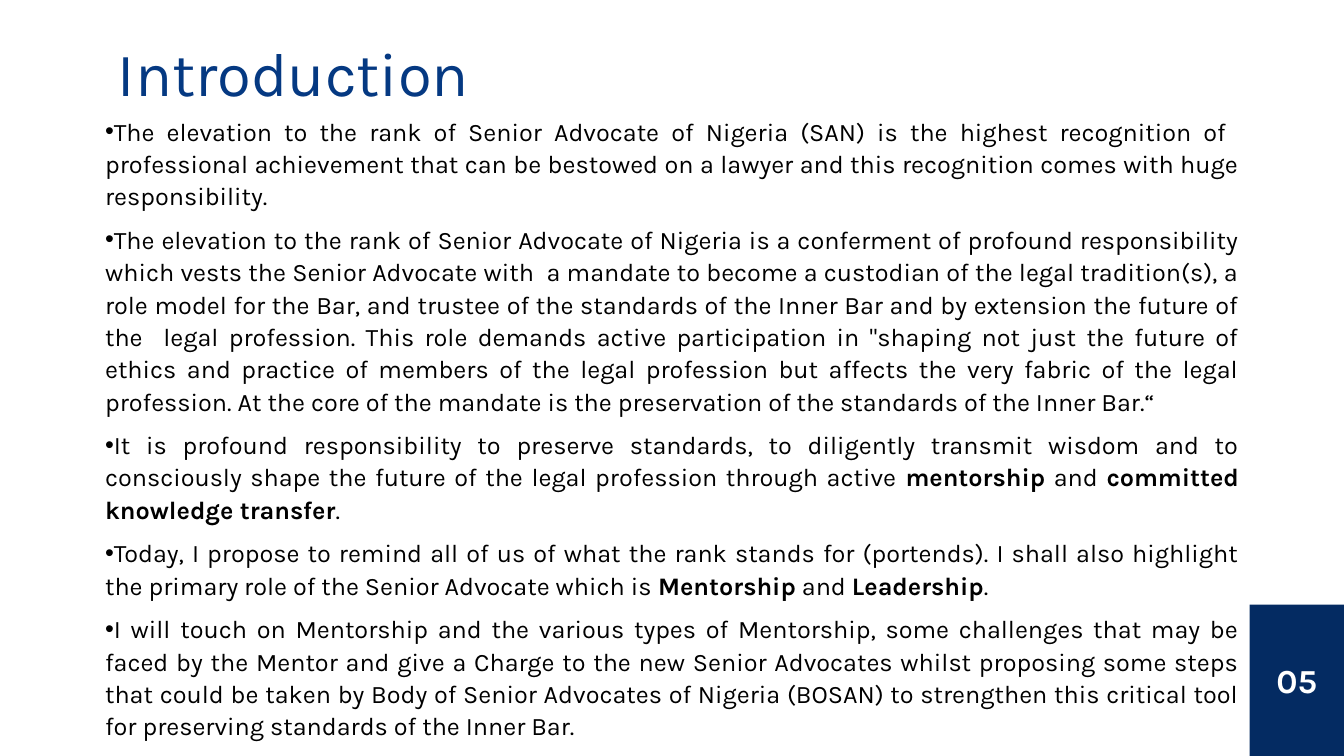
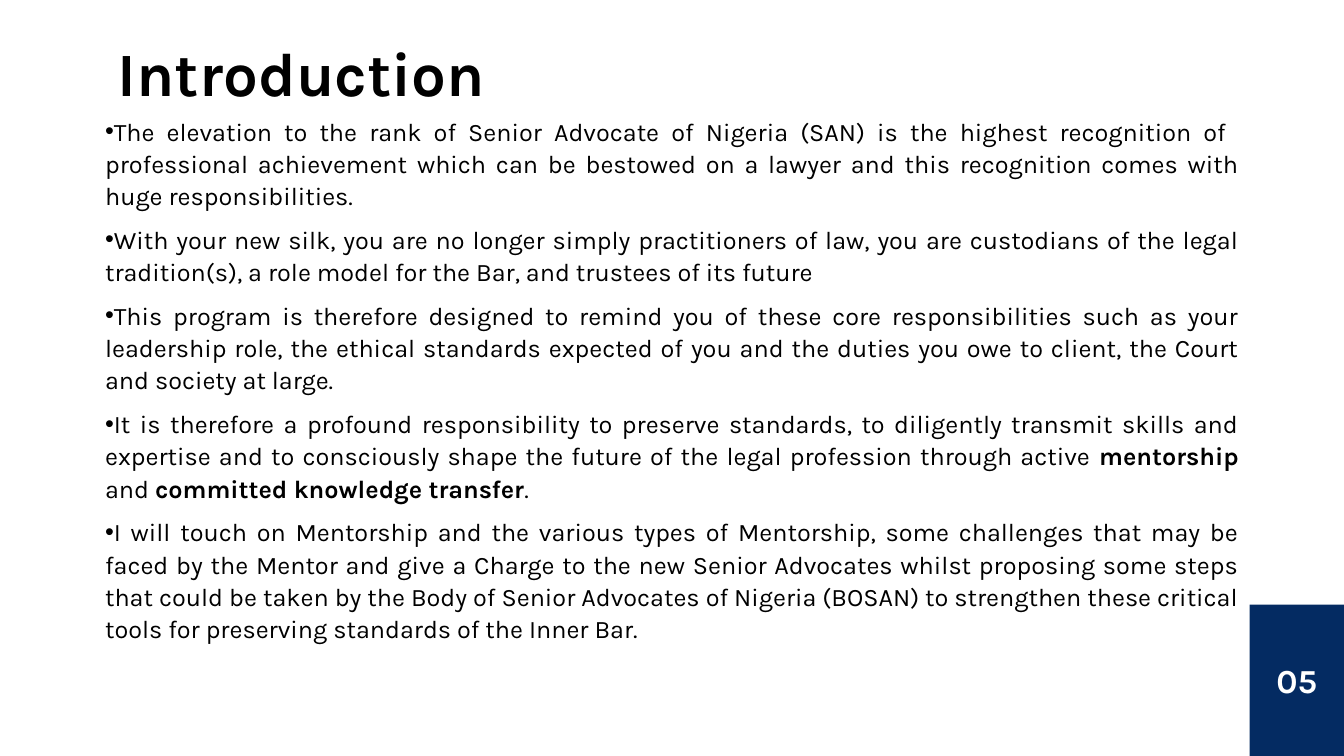
Before and after one commit to BOSANigeria/website-launch-2025, a slide deck: slide 5 of public/assets/induction/Mentorship & Knowledge Transfer - Preserving The Standard of The Inner Bar.pptx. Drawn at 1344x756 pixels with LibreOffice and Linux fonts; fonts in the diff are those of the drawing. Boxes give left, top, right and bottom in pixels: in the first picture for what was removed or moved away, otherwise in the second. Text is boxed around its words. In the diff, an @@ line names an element or a change of style, - is before the commit and + after.

```diff
--- a/public/assets/induction/Mentorship & Knowledge Transfer - Preserving The Standard of The Inner Bar.pptx
+++ b/public/assets/induction/Mentorship & Knowledge Transfer - Preserving The Standard of The Inner Bar.pptx
@@ title "Introduction" at box(118, 52, 485, 97): text colour #053982 to #000000, bold on @@
@@ text at box(105, 123, 1239, 645): text changed @@
-• The elevation to the rank of Senior Advocate of Nigeria (SAN) is the highest recognition of professional achievement that can be bestowed on a lawyer and this recognition comes with huge responsibility.
-• The elevation to the rank of Senior Advocate of Nigeria is a conferment of profound responsibility which vests the Senior Advocate with a mandate to become a custodian of the legal tradition(s), a role model for the Bar, and trustee of the standards of the Inner Bar and by extension the future of the legal profession. This role demands active participation in "shaping not just the future of ethics and practice of members of the legal profession but affects the very fabric of the legal profession. At the core of the mandate is the preservation of the standards of the Inner Bar.“
-• It is profound responsibility to preserve standards, to diligently transmit wisdom and to consciously shape the future of the legal profession through active mentorship and committed knowledge transfer.
-• Today, I propose to remind all of us of what the rank stands for (portends). I shall also highlight the primary role of the Senior Advocate which is Mentorship and Leadership.
-• I will touch on Mentorship and the various types of Mentorship, some challenges that may be faced by the Mentor and give a Charge to the new Senior Advocates whilst proposing some steps that could be taken by Body of Senior Advocates of Nigeria (BOSAN) to strengthen this critical tool for preserving standards of the Inner Bar.
+• The elevation to the rank of Senior Advocate of Nigeria (SAN) is the highest recognition of professional achievement which can be bestowed on a lawyer and this recognition comes with huge responsibilities.
+• With your new silk, you are no longer simply practitioners of law, you are custodians of the legal tradition(s), a role model for the Bar, and trustees of its future
+• This program is therefore designed to remind you of these core responsibilities such as your leadership role, the ethical standards expected of you and the duties you owe to client, the Court and society at large.
+• It is therefore a profound responsibility to preserve standards, to diligently transmit skills and expertise and to consciously shape the future of the legal profession through active mentorship and committed knowledge transfer.
+• I will touch on Mentorship and the various types of Mentorship, some challenges that may be faced by the Mentor and give a Charge to the new Senior Advocates whilst proposing some steps that could be taken by the Body of Senior Advocates of Nigeria (BOSAN) to strengthen these critical tools for preserving standards of the Inner Bar.
```
Also in this commit, not shown: 16 other slides changed, 2 slides added, 1 slide removed.
